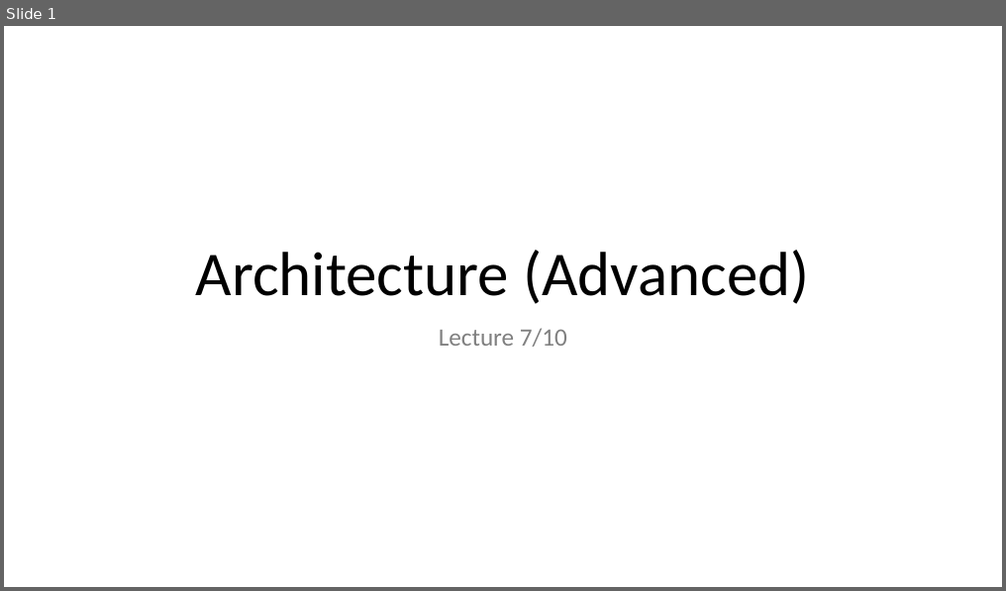
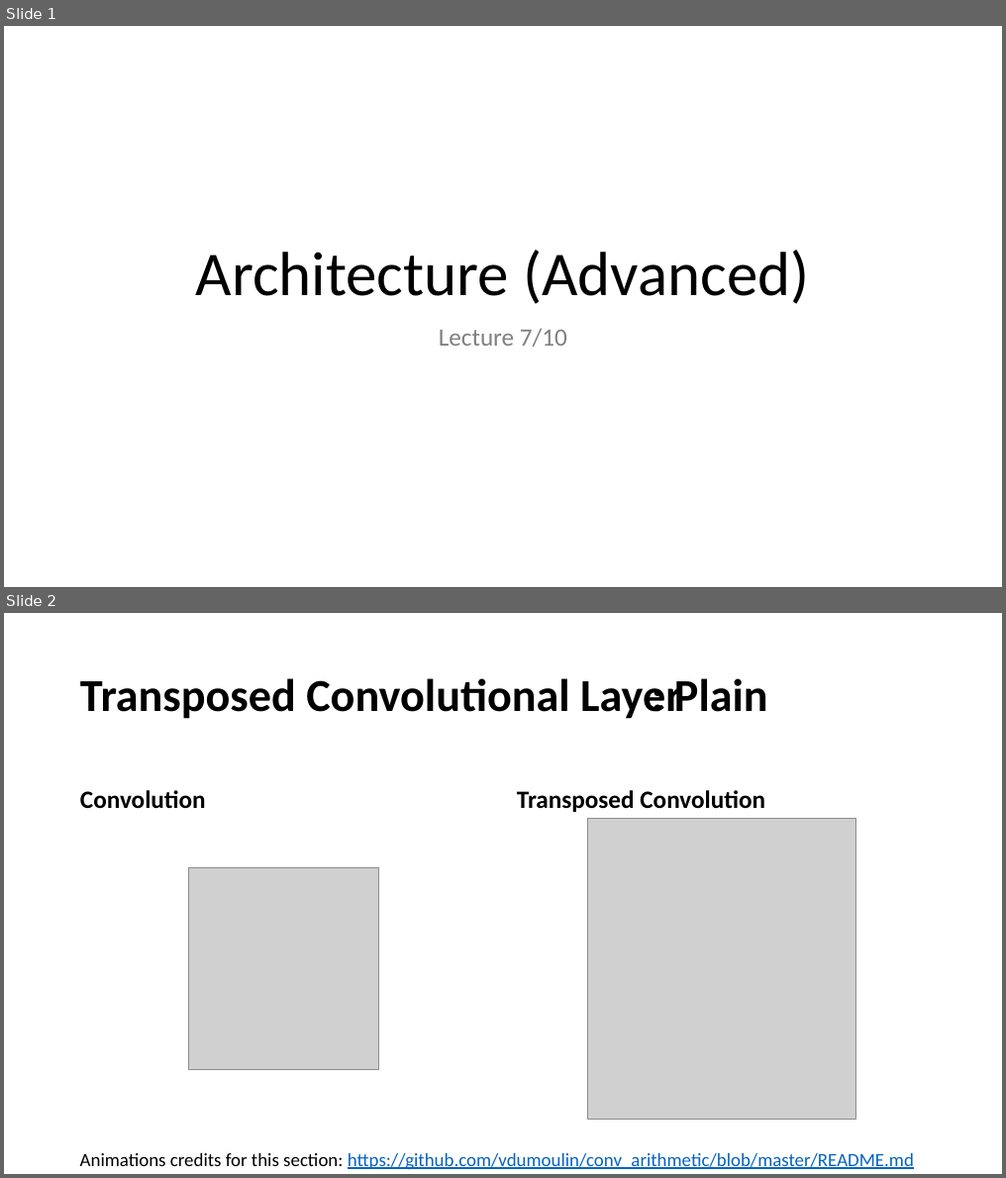
Before and after one commit to MICS-Lab/DeepLearningCourse, a slide deck: Slides_7.pptx. Shown one above the other, each under a label of ours: slide 1 before the commit, slides 1 and 2 after it. The pictures are 1006x591 and 1006x1178 pixels, drawn with LibreOffice and Linux fonts; fonts in the diff are those of the drawing; grey boxes stand for pictures. Boxes give left, top, right and bottom in pixels: in the first picture for what was removed or moved away, otherwise in the second. Text is boxed around its words. In the diff, an @@ line names an element or a change of style, - is before the commit and + after.

Commit message:
transposed convolution: plain

```diff
--- a/Slides_7.pptx
+++ b/Slides_7.pptx
@@ slide 2 added at box(4, 613, 1002, 1174), background #FFFFFF @@
@@ title added at box(80, 678, 682, 719), 44 pt, text #000000, bold @@
+Transposed Convolutional Layer
@@ text added at box(674, 678, 768, 712), 44 pt, text #000000, bold @@
+: Plain
@@ text added at box(80, 790, 206, 809), 24 pt, text #000000, bold @@
+Convolution
@@ text added at box(517, 790, 765, 812), 24 pt, text #000000, bold @@
+Transposed Convolution
@@ picture added at box(587, 818, 855, 1119) @@
@@ picture added at box(189, 868, 379, 1070) @@
@@ text added at box(80, 1154, 914, 1170), 18 pt, text #0563C1, underline @@
+Animations credits for this section: https://github.com/vdumoulin/conv_arithmetic/blob/master/README.md
```
